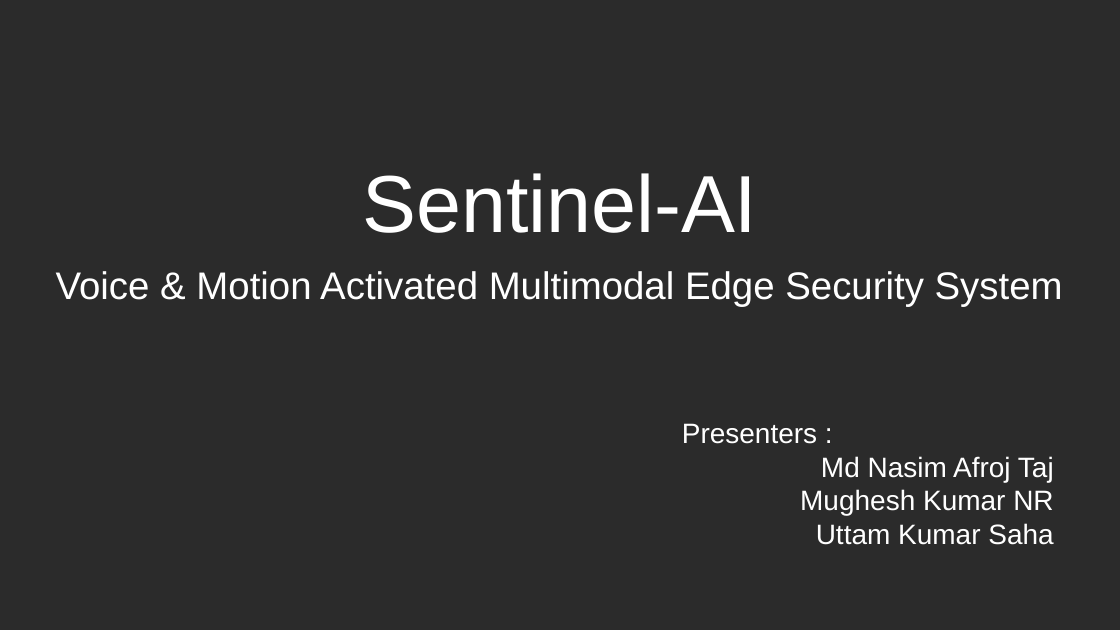
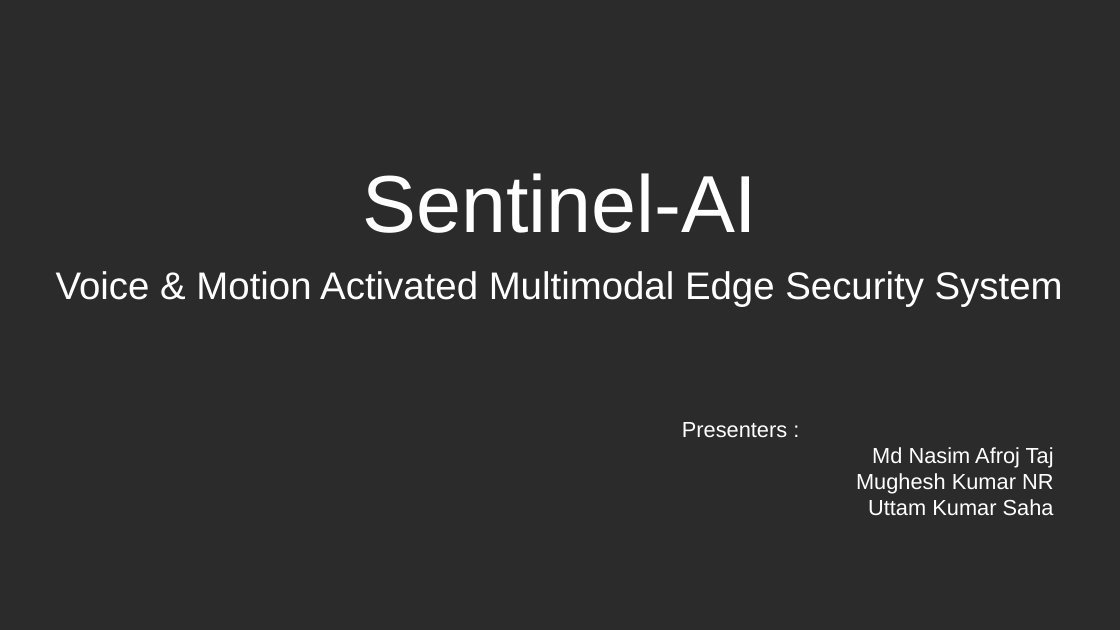
Before and after one commit to Mircea-s-classes/ai-hardware-project-proposal-mst_3, a slide deck: slide 1 of presentations/Sentinel-AI.pptx. Drawn at 1120x630 pixels with LibreOffice and Linux fonts; fonts in the diff are those of the drawing; background and template pictures are left out; a plain dark background stands for a picture behind light text. Boxes give left, top, right and bottom in pixels: in the first picture for what was removed or moved away, otherwise in the second. Text is boxed around its words. In the diff, an @@ line names an element or a change of style, - is before the commit and + after.

```diff
--- a/presentations/Sentinel-AI.pptx
+++ b/presentations/Sentinel-AI.pptx
@@ text "Presenters :" at [682, 422, 1054, 516]: size 18 to 14 pt @@
```
Also in this commit, not shown: 2 other slides changed.
